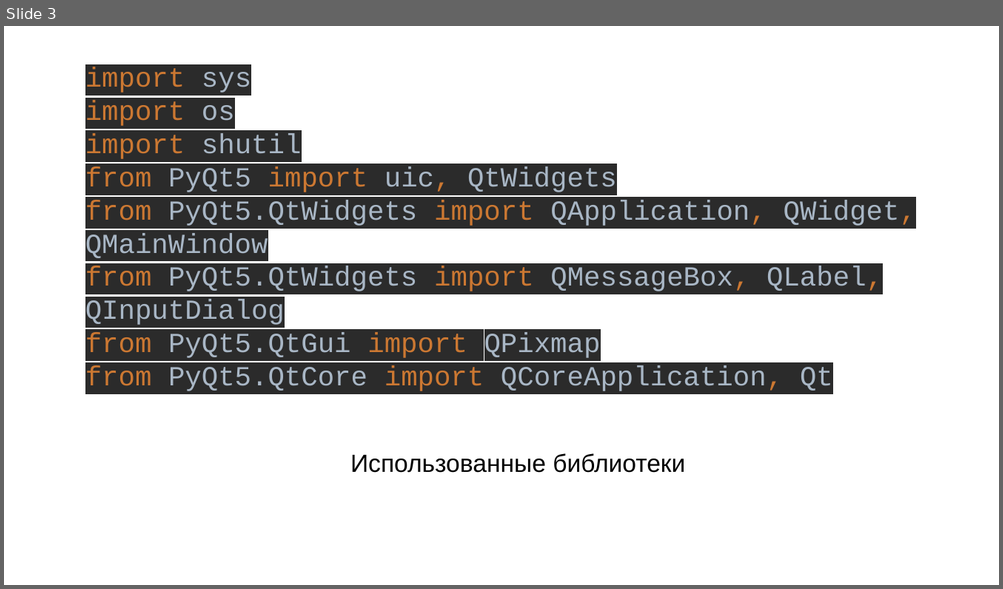
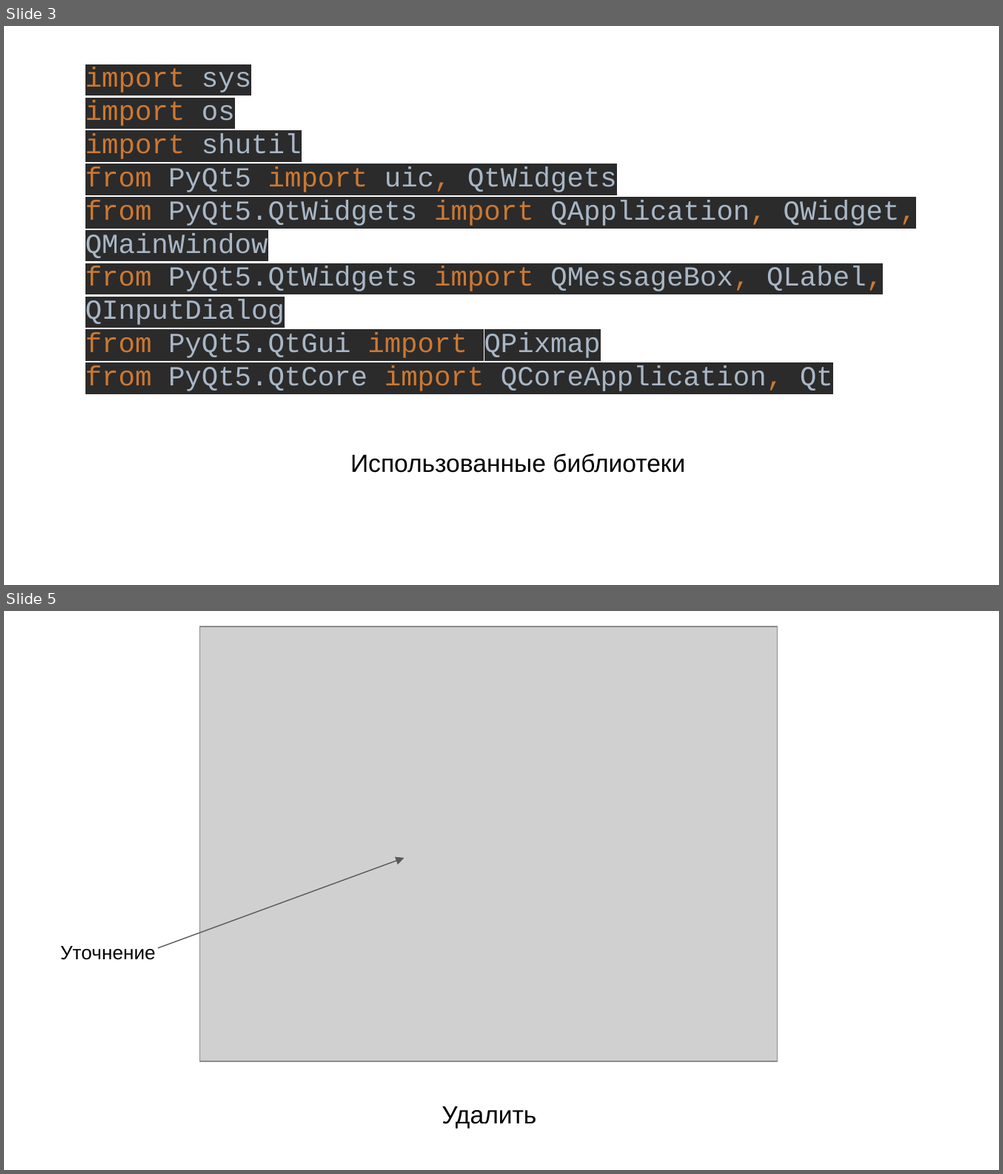
Before and after one commit to lllRusLiklll/FileManeger, a slide deck: Презентация.pptx. Shown one above the other, each under a label of ours: slide 3 before the commit, slides 3 and 5 after it; the slides between them are not shown. The pictures are 1003x589 and 1003x1174 pixels, drawn with LibreOffice and Linux fonts; fonts in the diff are those of the drawing; grey boxes stand for pictures. Boxes give left, top, right and bottom in pixels: in the first picture for what was removed or moved away, otherwise in the second. Text is boxed around its words. In the diff, an @@ line names an element or a change of style, - is before the commit and + after.

```diff
--- a/Презентация.pptx
+++ b/Презентация.pptx
@@ slide 5 added at (x1=4, y1=611, x2=999, y2=1170), background #FFFFFF @@
@@ picture added at (x1=200, y1=627, x2=777, y2=1062) @@
@@ arrow added from (158, 948) to (404, 857), #595959 0.75 pt @@
@@ text added at (x1=60, y1=946, x2=156, y2=960), 14 pt, text #000000 @@
+Уточнение
@@ text added at (x1=441, y1=1107, x2=536, y2=1128), 18 pt, text #000000 @@
+Удалить
```
Also in this commit, not shown: 4 other slides added, 5 slides removed, 3 other files.
